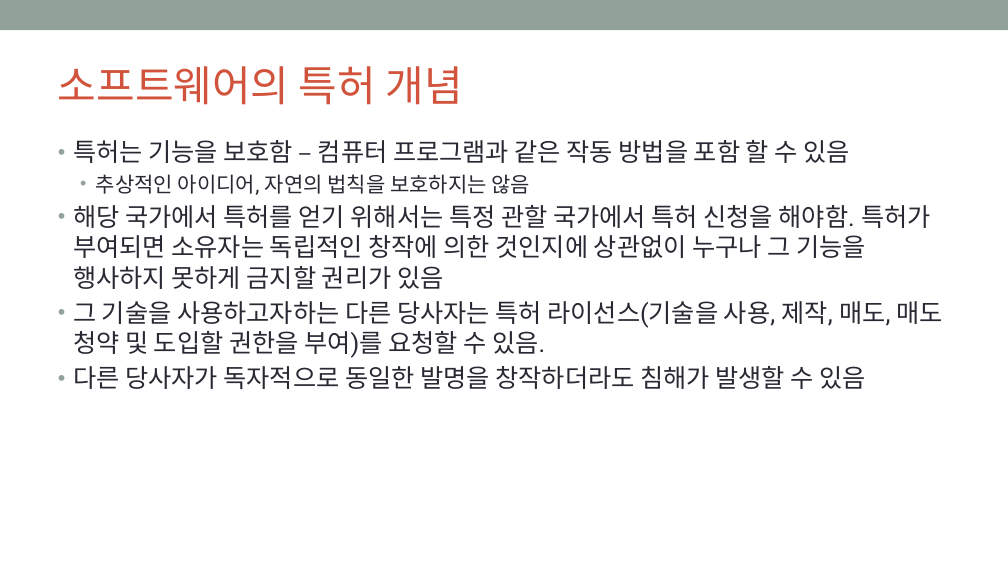
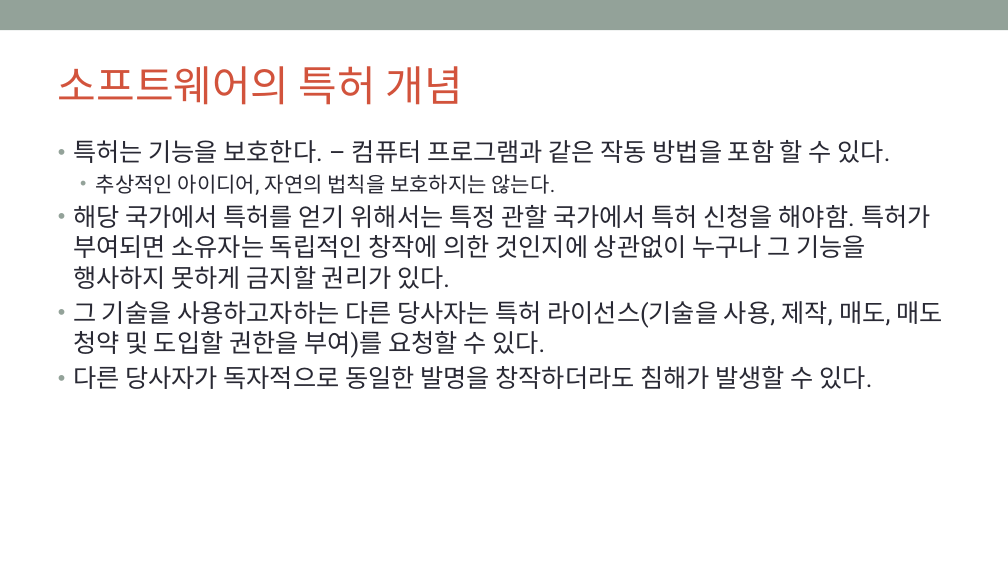
Before and after one commit to OpenChain-KWG/Curriculum-Translation-KR, a slide deck: slide 9 of target/slides/openchain-curriculum-for-1-1.pptx. Drawn at 1008x567 pixels with LibreOffice and Linux fonts; fonts in the diff are those of the drawing; background and template pictures are left out. Boxes give left, top, right and bottom in pixels: in the first picture for what was removed or moved away, otherwise in the second. Text is boxed around its words. In the diff, an @@ line names an element or a change of style, - is before the commit and + after.

```diff
--- a/target/slides/openchain-curriculum-for-1-1.pptx
+++ b/target/slides/openchain-curriculum-for-1-1.pptx
@@ text at bbox=[73, 140, 943, 389]: text changed @@
-• 특허는 기능을 보호함 – 컴퓨터 프로그램과 같은 작동 방법을 포함 할 수 있음
-  • 추상적인 아이디어, 자연의 법칙을 보호하지는 않음
-• 해당 국가에서 특허를 얻기 위해서는 특정 관할 국가에서 특허 신청을 해야함. 특허가 부여되면 소유자는 독립적인 창작에 의한 것인지에 상관없이 누구나 그 기능을 행사하지 못하게 금지할 권리가 있음
-• 그 기술을 사용하고자하는 다른 당사자는 특허 라이선스(기술을 사용, 제작, 매도, 매도 청약 및 도입할 권한을 부여)를 요청할 수 있음.
-• 다른 당사자가 독자적으로 동일한 발명을 창작하더라도 침해가 발생할 수 있음
+• 특허는 기능을 보호한다. – 컴퓨터 프로그램과 같은 작동 방법을 포함 할 수 있다.
+  • 추상적인 아이디어, 자연의 법칙을 보호하지는 않는다.
+• 해당 국가에서 특허를 얻기 위해서는 특정 관할 국가에서 특허 신청을 해야함. 특허가 부여되면 소유자는 독립적인 창작에 의한 것인지에 상관없이 누구나 그 기능을 행사하지 못하게 금지할 권리가 있다.
+• 그 기술을 사용하고자하는 다른 당사자는 특허 라이선스(기술을 사용, 제작, 매도, 매도 청약 및 도입할 권한을 부여)를 요청할 수 있다.
+• 다른 당사자가 독자적으로 동일한 발명을 창작하더라도 침해가 발생할 수 있다.
```
Also in this commit, not shown: 35 other slides changed, 7 other files.
